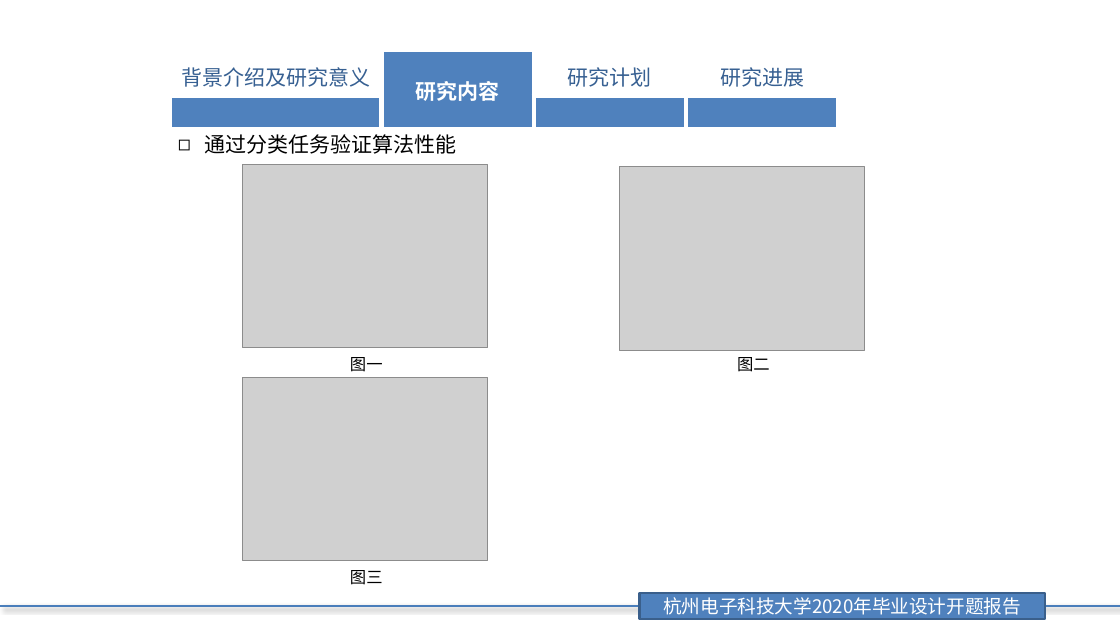
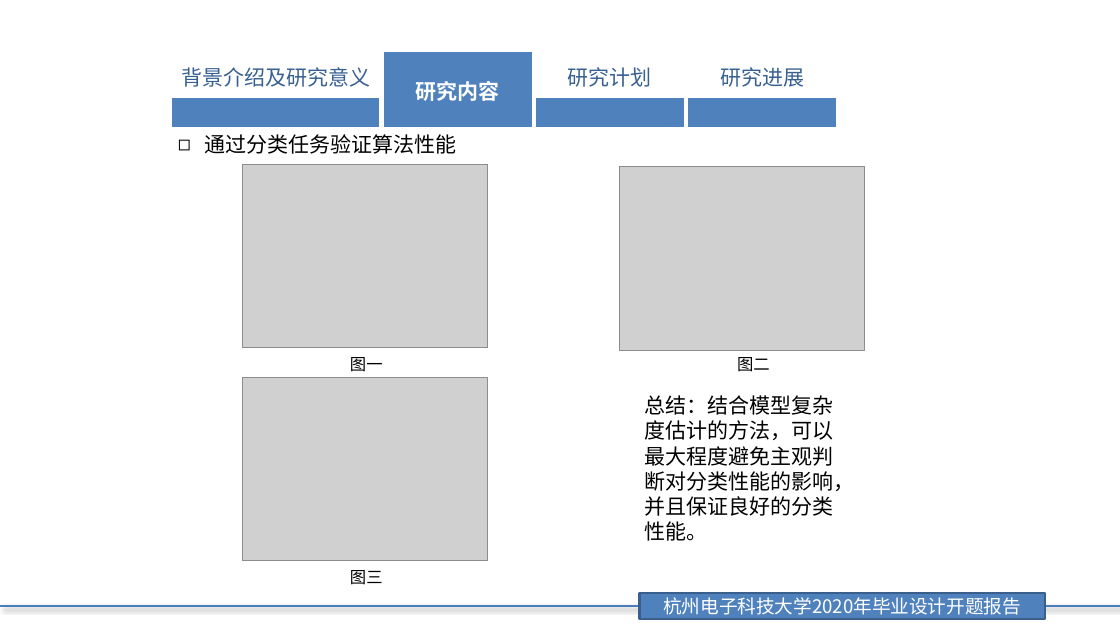
Before and after one commit to JeromeYHj214/Paper-Learning, a slide deck: slide 11 of 杨豪杰开题/论文答辩开题报告(杨豪杰).pptx (slide 10 before the commit). Drawn at 1120x630 pixels with LibreOffice and Linux fonts; fonts in the diff are those of the drawing; grey boxes stand for pictures; background and template pictures are left out. Boxes give left, top, right and bottom in pixels: in the first picture for what was removed or moved away, otherwise in the second. Text is boxed around its words. In the diff, an @@ line names an element or a change of style, - is before the commit and + after.

```diff
--- a/杨豪杰开题/论文答辩开题报告(杨豪杰).pptx
+++ b/杨豪杰开题/论文答辩开题报告(杨豪杰).pptx
@@ text added at box(644, 395, 854, 541), 18 pt, text #000000 @@
+总结：结合模型复杂度估计的方法，可以最大程度避免主观判断对分类性能的影响，并且保证良好的分类性能。
```
Also in this commit, not shown: 5 other slides changed, 1 slide added, 5 other files.
